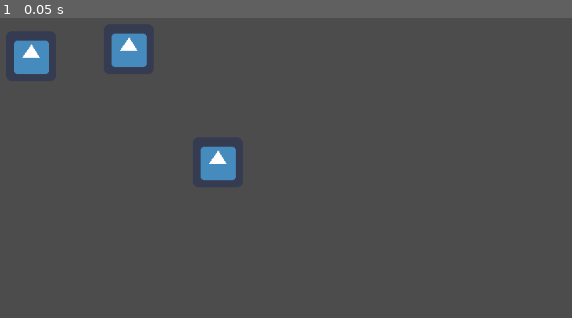
Above: before the commit, frame 1.
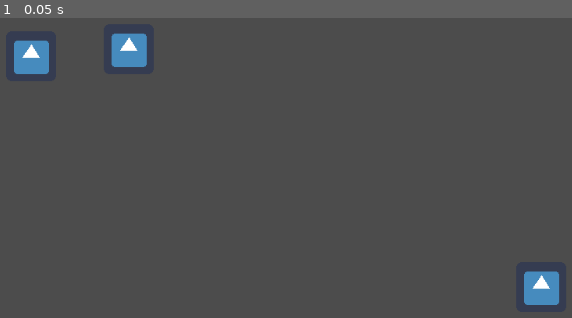
Above: after the commit, the same moment.

Repository: Blavier/Hearthfactions
Game: Godot game, scene res://Node2D.tscn
The game is run twice, just before and just after one commit, with the same random seed, the same clock (stepped at 60 frames per second) and the same inputs. The engine's default icon, where the game draws it, is replaced by a stand-in: a white triangle on a blue panel in a dark square.
Inputs:
- Up to frame 1 (0.05 s): no input

The runs differ from the first frame. In frame 1, 1.4% of the frame differs, in the area x 34-98%, y 42-96%.

Commit message:
Update Node2D.tscn
Boi

Diff:
--- a/Node2D.tscn
+++ b/Node2D.tscn
@@ -5,7 +5,7 @@
 [node name="Node2D" type="Node2D"]
 
 [node name="test" type="Sprite" parent="."]
-position = Vector2( 330, 285 )
+position = Vector2( 744, 445 )
 texture = ExtResource( 1 )
 
 [node name="Icon2" type="Sprite" parent="."]
